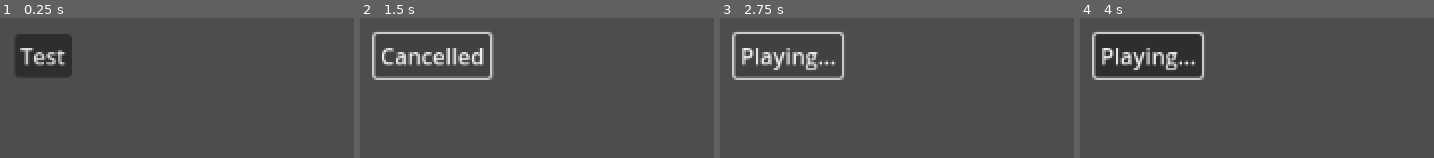
Above: before the commit, frames 1-4 (left to right).
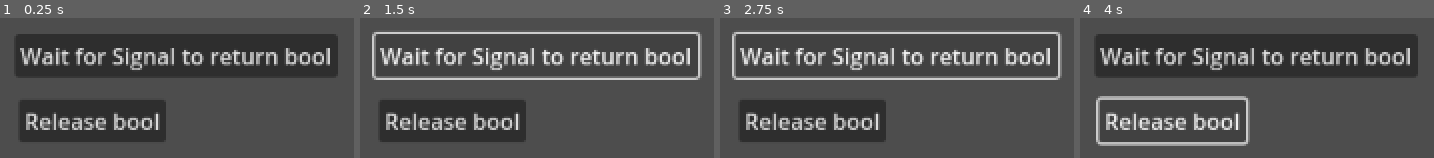
Above: after the commit, the same moments.

Repository: mLampir/Godot-Bug
Game: Godot game, scene res://Battle.tscn
Same seed, same stepped clock (60 frames per second), same inputs: the game is played once before the commit and once after it.
Inputs (mouse positions are in pixels of both pictures, inside the frame that each line leads up to):
- Up to frame 1 (0.25 s): no input
- Up to frame 2 (1.5 s): click (402, 55) at 0.5 s, where only the run before the commit has a clickable "Test"; click (427, 55) at 1.25 s, where only the run before the commit has a clickable "Playing..."
- Up to frame 3 (2.75 s): click (790, 55) at 2 s, where only the run before the commit has a clickable "Cancelled"
- Up to frame 4 (4 s): click (1257, 55) at 2.75 s, where only the run after the commit has a clickable "Wait for Signal to return bool"; click (1172, 121) at 3.5 s, where only the run after the commit has a clickable "Release bool"

The runs differ from the first frame. In frame 1, 33% of the frame differs, in the area x 5-96%, y 11-89%; in frame 2, 20%; in frame 3, 20%; in frame 4, 26%.

Commit message:
simplify further and rename to more general names

Diff:
--- /dev/null
+++ b/BaseClass.gd
@@ -0,0 +1,7 @@
+extends Resource
+class_name BaseClass
+
+signal release_bool
+
+func get_bool() -> bool:
+	return true
--- a/Battle.tscn
+++ b/Battle.tscn
@@ -11,8 +11,16 @@
 offset_bottom = 326.0
 script = ExtResource("1_u8cu3")
 
-[node name="Button" type="Button" parent="."]
+[node name="AwaitButton" type="Button" parent="."]
 layout_mode = 0
 offset_right = 41.0
 offset_bottom = 31.0
-text = "Test"
+text = "Wait for Signal to return bool"
+
+[node name="ReleaseButton" type="Button" parent="."]
+layout_mode = 0
+offset_left = 3.0
+offset_top = 47.0
+offset_right = 109.0
+offset_bottom = 78.0
+text = "Release bool"
--- a/DamageEffect.gd
+++ /dev/null
@@ -1,6 +0,0 @@
-extends Effect
-class_name DamageEffect
-
-func play(targeting: TargetingApi) -> bool:
-	await targeting.pick_enemy()
-	return false
--- a/Effect.gd
+++ /dev/null
@@ -1,6 +0,0 @@
-@abstract
-extends Resource
-class_name Effect
-
-@abstract
-func play(_targeting: TargetingApi) -> bool
--- /dev/null
+++ b/InheritedClass.gd
@@ -0,0 +1,6 @@
+extends BaseClass
+class_name InheritedClass
+
+func get_bool() -> bool:
+	await release_bool
+	return false
--- a/Main.gd
+++ b/Main.gd
@@ -1,31 +1,28 @@
 extends Control
 
-var targeting_api: TargetingApi = TargetingApi.new()
+@onready var await_button := $AwaitButton
+@onready var release_button := $ReleaseButton
 
-@onready var button := $Button
+var abstract: BaseClass = InheritedClass.new()
+func _ready() -> void:
+	await_button.pressed.connect(_await)
+	release_button.pressed.connect(_release)
 
-var effect: Effect = DamageEffect.new()
-var targeting := false
-
-func _ready() -> void:
-	button.pressed.connect(_on_card_toggled)
-
-func _on_card_toggled() -> void:
-	if targeting:
-		targeting_api.cancel_targeting()
-		targeting = false
-		return
-
-	button.text = "Playing..."
-	targeting = true
-
+func _await() -> void:
 	@warning_ignore("redundant_await")
-	var res_v := await effect.play(targeting_api)
+	var res_v := await abstract.get_bool()
+	print("These are the incorrect booleans")
 	print(res_v == true)
 	print(res_v == true)
 	print(res_v == true)
-	print(res_v	 == true)
+	print(res_v == true)
 	var result: bool = bool(res_v)
+	print("These are the correct booleans")
+	print(result == true)
+	print(result == true)
+	print(result == true)
+	print(result == true)
 
-	if not result:
-		button.text = "Cancelled"
+
+func _release() -> void:
+	abstract.release_bool.emit()
--- a/TargetingApi.gd
+++ /dev/null
@@ -1,12 +0,0 @@
-extends RefCounted
-
-class_name TargetingApi
-
-signal _cancelled()
-
-func cancel_targeting() -> void:
-	_cancelled.emit()
-
-func pick_enemy() -> Variant:
-	var enemy = await _cancelled
-	return enemy
Renamed: Effect.gd.uid -> BaseClass.gd.uid
Renamed: DamageEffect.gd.uid -> InheritedClass.gd.uid
Not shown, removed: TargetingApi.gd.uid
